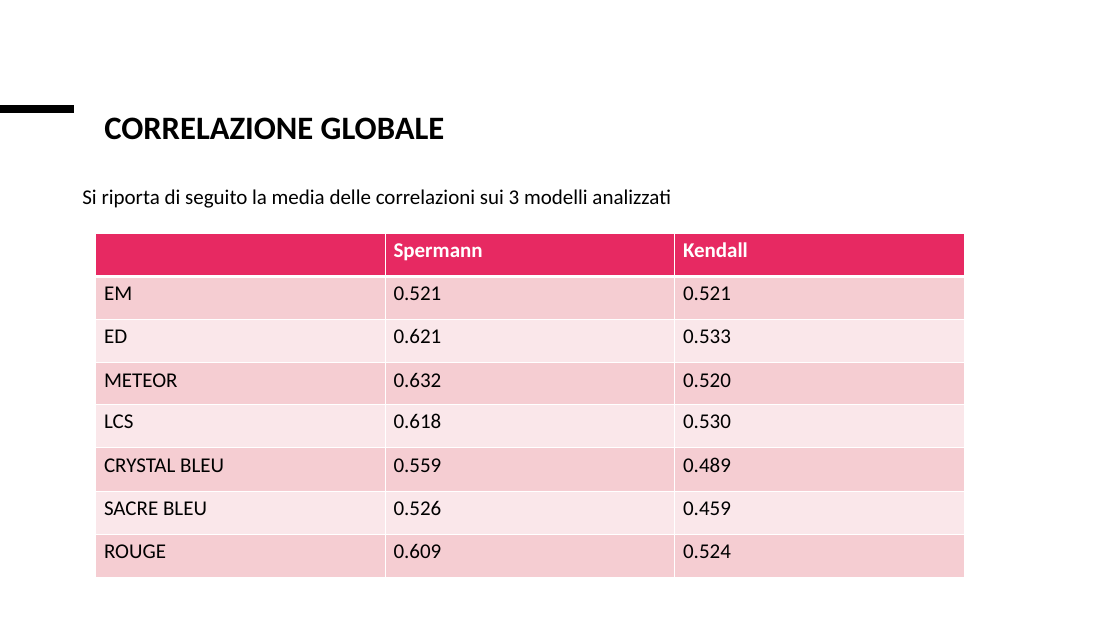
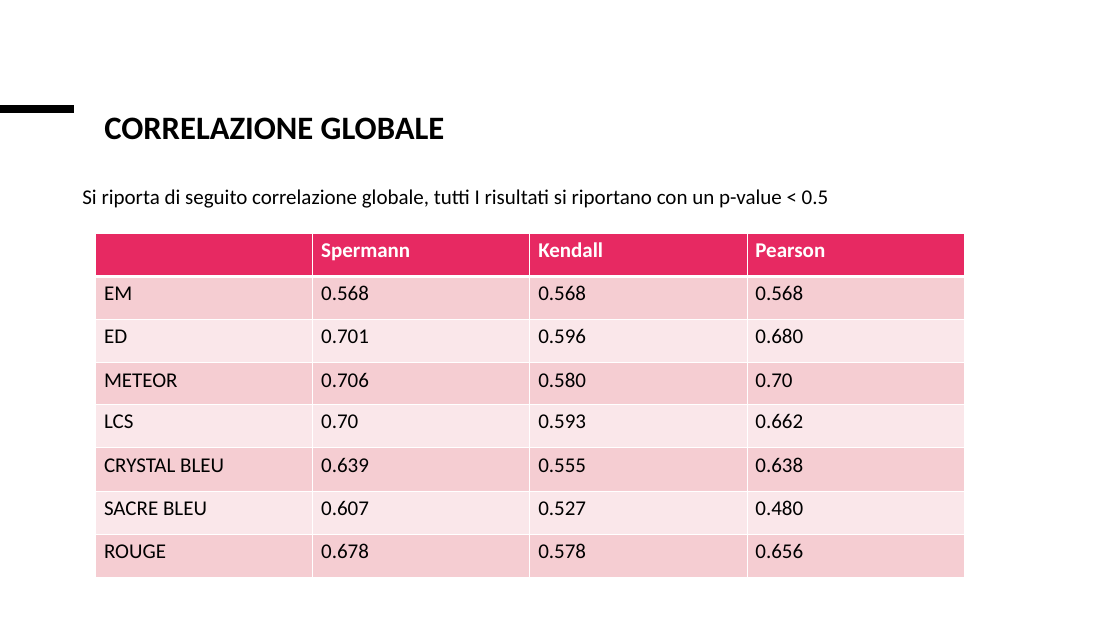
Before and after one commit to Simpronic/Tesi_Generatore_VHDL, a slide deck: slide 16 of altro/Presentazione_risultati.pptx. Drawn at 1120x630 pixels with LibreOffice and Linux fonts; fonts in the diff are those of the drawing. Boxes give left, top, right and bottom in pixels: in the first picture for what was removed or moved away, otherwise in the second. Text is boxed around its words. In the diff, an @@ line names an element or a change of style, - is before the commit and + after.

Commit message:
Aggiunta analisi di correlazione globale, modificata la presentazione, modificati i requirements

```diff
--- a/altro/Presentazione_risultati.pptx
+++ b/altro/Presentazione_risultati.pptx
@@ text at (82,189,829,208): text changed @@
-Si riporta di seguito la media delle correlazioni sui 3 modelli analizzati
+Si riporta di seguito correlazione globale, tutti I risultati si riportano con un p-value < 0.5
@@ table at (96,234,966,578) @@
-column 2: Spermann | 0.521 | 0.621 | 0.632 | 0.618 | 0.559 | 0.526 | 0.609
-column 3: Kendall | 0.521 | 0.533 | 0.520 | 0.530 | 0.489 | 0.459 | 0.524
+column 2: Spermann | 0.568 | 0.701 | 0.706 | 0.70 | 0.639 | 0.607 | 0.678
+column 3: Kendall | 0.568 | 0.596 | 0.580 | 0.593 | 0.555 | 0.527 | 0.578
+column 4: Pearson | 0.568 | 0.680 | 0.70 | 0.662 | 0.638 | 0.480 | 0.656
```
Also in this commit, not shown: 6 other slides changed, 3 other files.
